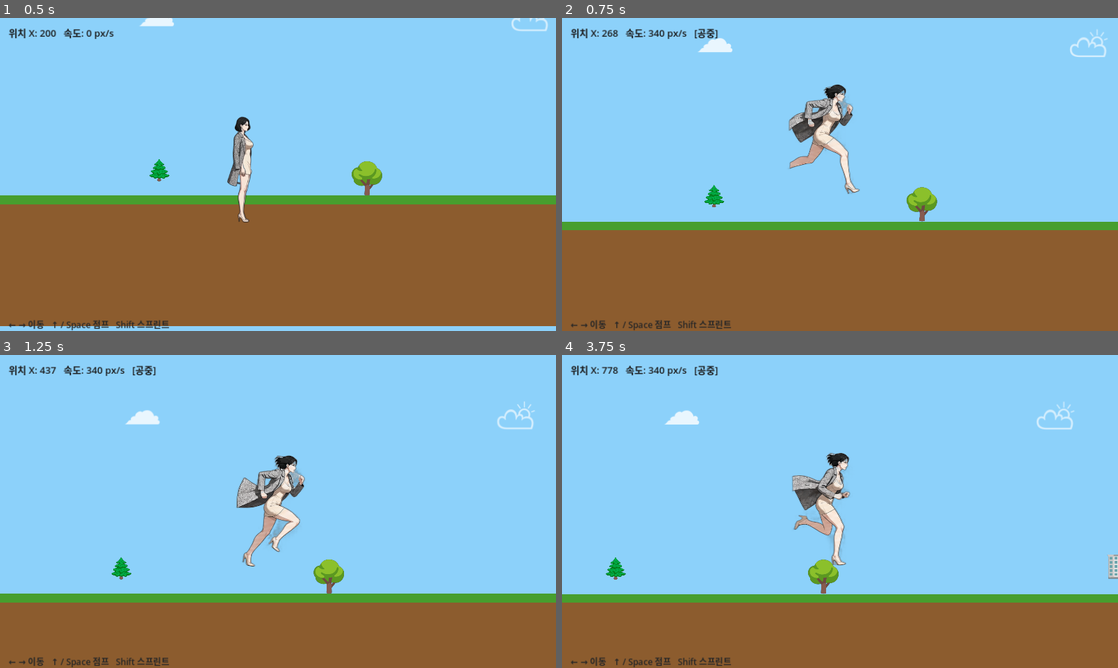
Above: before the commit, frames 1-4 (two rows, left to right).
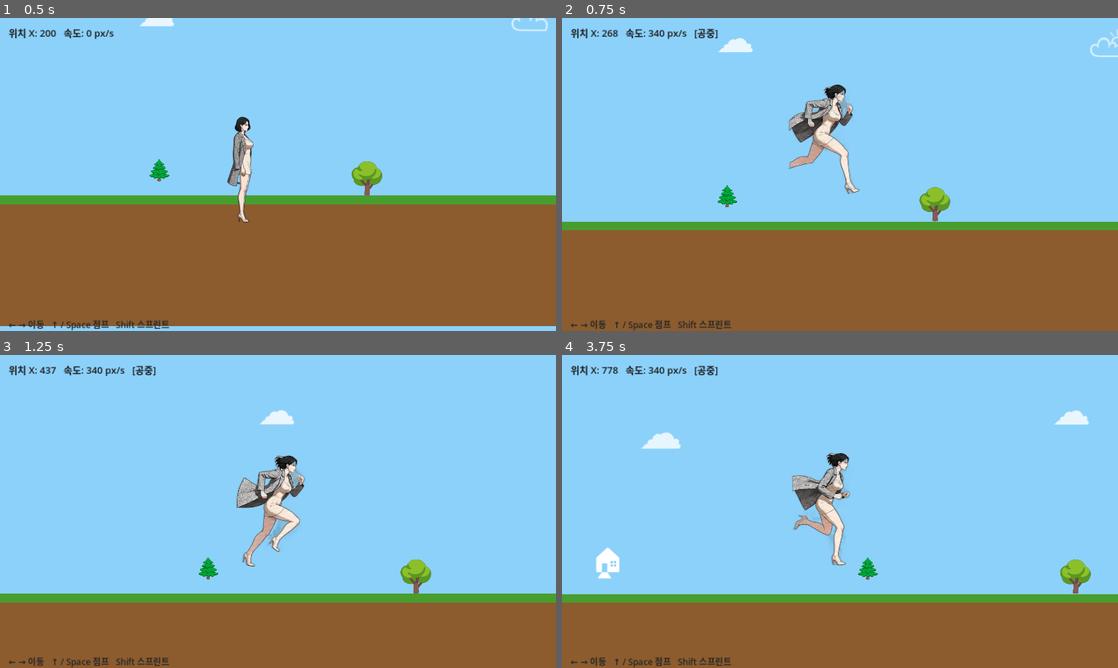
Above: after the commit, the same moments.

Repository: sean-park-funda/runner-game
Game: Godot game, scene res://scenes/Main.tscn
The game is run twice, just before and just after one commit, with the same random seed, the same clock (stepped at 60 frames per second) and the same inputs.
Inputs:
- Up to frame 1 (0.5 s): no input
- Up to frame 2 (0.75 s): tap Enter (ui_accept) at 0.5 s; hold Right (ui_right) from 0.53 s (still down)
- Up to frame 3 (1.25 s): keep holding Right (ui_right); tap Enter (ui_accept) at 0.77 s
- Up to frame 4 (3.75 s): tap Enter (ui_accept) at 1.52, 3.02 s; release Right (ui_right) at 2.03 s; hold Left (ui_left) 2.03-2.78 s; hold Right (ui_right) from 2.78 s (still down)

Frame 1 is identical in both runs. In frame 2, 1.2% of the frame differs, in the area x 24-100%, y 3-66%; in frame 3, 1.6%; in frame 4, 2.1%, in the area x 6-100%, y 14-77%.

Commit message:
3x background speed when running, idle scale confirmed 1.2x

Diff:
--- a/scripts/main.gd
+++ b/scripts/main.gd
@@ -15,6 +15,7 @@
 var bg_mid_node: Node2D    # 중거리 (나무/언덕) — 중간 속도
 var _prev_cam_x: float = 0.0  # 이전 프레임 카메라 실제 X
 var _cam_tween: Tween         # 카메라 offset 부드럽게 전환
+var _is_running: bool = false  # 달리는 중 여부 (배경 속도 배율용)
 
 # ── 물리 상수 (에디터에서 바꾸고 싶으면 @export 추가) ──
 const GRAVITY       = 1400.0
@@ -39,12 +40,12 @@
 	var dx := cx - _prev_cam_x
 	_prev_cam_x = cx
 
-	# 구름(원거리): 화면에서 15% 속도 → 노드는 85% 같이 이동
+	# 달리는 중이면 배경 이동량 3배 (속도감 강조)
+	var bg_mult := 3.0 if _is_running else 1.0
 	if bg_far_node:
-		bg_far_node.position.x += dx * 0.85
-	# 나무(중거리): 화면에서 45% 속도 → 노드는 55% 같이 이동
+		bg_far_node.position.x += dx * 0.85 * bg_mult
 	if bg_mid_node:
-		bg_mid_node.position.x += dx * 0.55
+		bg_mid_node.position.x += dx * 0.55 * bg_mult
 
 # ── 배경 ──────────────────────────────────────────────────
 func _build_background() -> void:
@@ -229,6 +230,8 @@
 		anim_sprite.flip_h = false
 		_tween_camera_offset(80)
 
+	_is_running = dir != 0
+
 	# 애니메이션 전환: 입력값(dir)으로 판단 — velocity는 물리 처리 후 튈 수 있음
 	if dir != 0:
 		if anim_sprite.animation != "run":
